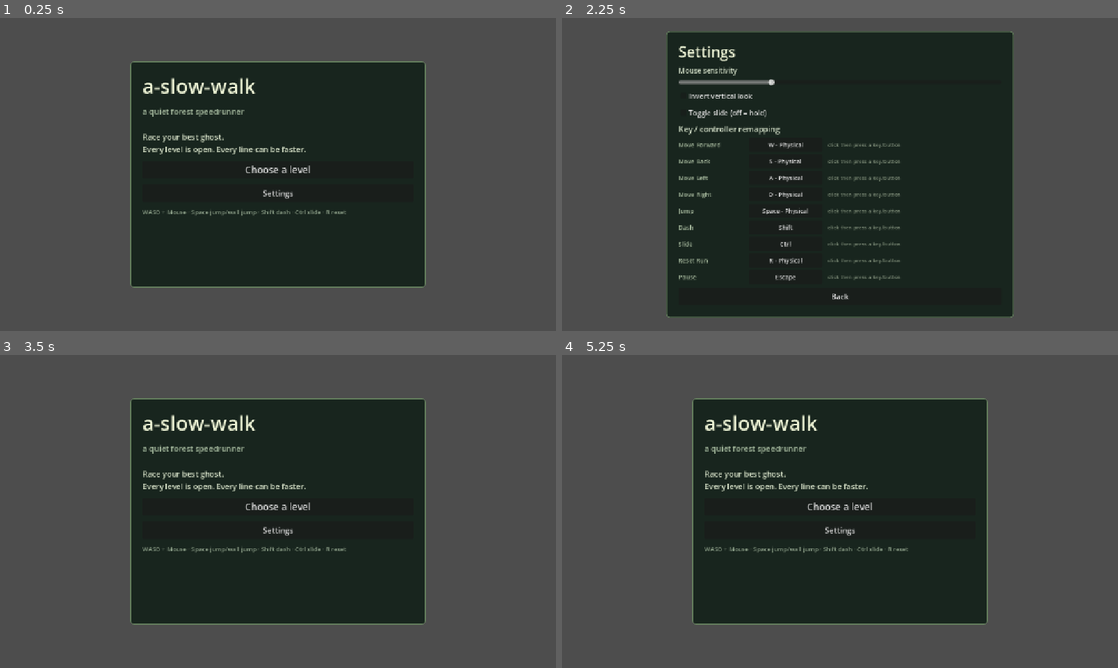
Above: before the commit, frames 1-4 (two rows, left to right).
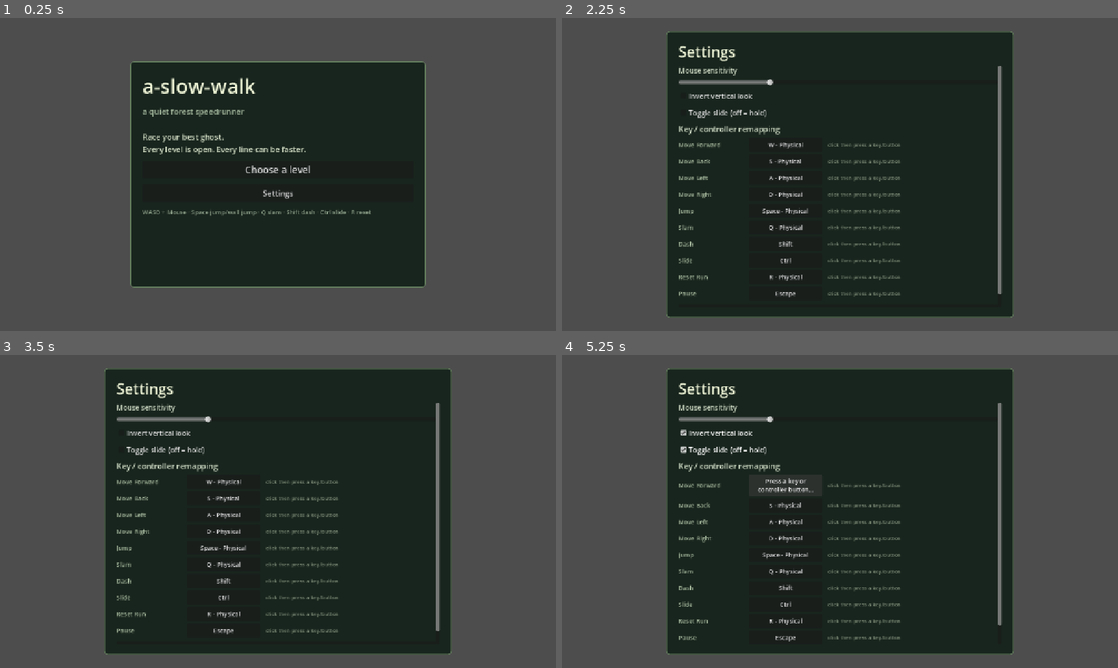
Above: after the commit, the same moments.

Repository: gongahkia/hot-cross-buns
Game: Godot game, scene res://scenes/main.tscn
Same seed, same stepped clock (60 frames per second), same inputs: the game is played once before the commit and once after it.
Inputs (mouse positions are in pixels of both pictures, inside the frame that each line leads up to):
- Up to frame 1 (0.25 s): no input
- Up to frame 2 (2.25 s): click "Choose a level" at 0.5 s; click "Back" at 1.25 s; click "Settings" at 2 s
- Up to frame 3 (3.5 s): click "Back" at 2.75 s
- Up to frame 4 (5.25 s): click (840, 433) at 3.5 s, where only the run after the commit has a clickable "Invert vertical look"; click (840, 448) at 4.25 s, where only the run after the commit has a clickable "Toggle slide (off = hold)"; click (784, 483) at 5 s, where only the run after the commit has a clickable "W - Physical"

The runs differ from the first frame. In frame 1, 0.1% of the frame differs, in the area x 47-67%, y 61-64%; in frame 2, 1.0%; in frame 3, 22%; in frame 4, 22%, in the area x 18-82%, y 4-96%.

Commit message:
addedgamefeelandjuice

Diff:
--- a/scripts/main.gd
+++ b/scripts/main.gd
@@ -141,7 +141,7 @@
 	var settings := _button("Settings", 18)
 	settings.pressed.connect(show_settings.bind("title"))
 	box.add_child(settings)
-	box.add_child(_label("WASD + Mouse · Space jump/wall jump · Shift dash · Ctrl slide · R reset", 14, Color("#8ea18a")))
+	box.add_child(_label("WASD + Mouse · Space jump/wall jump · Q slam · Shift dash · Ctrl slide · R reset", 14, Color("#8ea18a")))
 
 func show_level_select() -> void:
 	menu_mode = "levels"
--- a/scripts/player.gd
+++ b/scripts/player.gd
@@ -10,9 +10,11 @@
 const GRAVITY := 24.0
 const COYOTE_TIME := 0.12
 const JUMP_BUFFER_TIME := 0.12
+const DOUBLE_JUMP_VELOCITY := 7.0
 const WALL_JUMP_GRACE := 0.14
 const WALL_JUMP_VELOCITY := 8.4
 const WALL_JUMP_PUSH := 13.0
+const SLAM_SPEED := 38.0
 const DASH_TIME := 0.16
 const BASE_CAMERA_FOV := 96.0
 const MAX_STRAFE_ROLL := 0.13962634
@@ -21,10 +23,10 @@
 const SHAKE_DECAY := 0.28
 
 var camera: Camera3D
-var hands: Node3D
 var yaw := 0.0
 var pitch := 0.0
 var can_dash := true
+var can_double_jump := true
 var was_on_floor := false
 var coyote_timer := 0.0
 var jump_buffer := 0.0
@@ -32,6 +34,7 @@
 var wall_jump_normal := Vector3.ZERO
 var dash_timer := 0.0
 var is_sliding := false
+var is_slamming := false
 var _slide_latched := false
 var movement_enabled := true
 var bob_time := 0.0
@@ -57,7 +60,6 @@
 	camera.current = true
 	camera.fov = BASE_CAMERA_FOV
 	add_child(camera)
-	_create_view_model()
 
 func _unhandled_input(event: InputEvent) -> void:
 	if not movement_enabled:
@@ -77,6 +79,7 @@
 	var on_floor_before_move := is_on_floor()
 	if on_floor_before_move:
 		coyote_timer = COYOTE_TIME
+		can_double_jump = true
 		if not was_on_floor:
 			can_dash = true
 	else:
@@ -93,6 +96,10 @@
 		Audio.play_sfx("jump")
 	elif jump_buffer > 0.0 and wall_jump_timer > 0.0:
 		_wall_jump()
+	elif jump_buffer > 0.0 and can_double_jump:
+		_double_jump()
+	if Input.is_action_just_pressed("slam") and not on_floor_before_move:
+		_ground_slam()
 	if not on_floor_before_move:
 		velocity.y -= GRAVITY * delta
 	_handle_slide(on_floor_before_move)
@@ -117,7 +124,14 @@
 	var impact_velocity := velocity.y
 	move_and_slide()
 	_cache_wall_contact()
-	if not on_floor_before_move and is_on_floor() and impact_velocity < -4.0:
+	if is_on_floor():
+		can_double_jump = true
+	if is_slamming and is_on_floor():
+		_add_camera_shake(0.060)
+		landing_offset = minf(landing_offset, -0.110)
+		Audio.play_sfx("boost")
+		is_slamming = false
+	elif not on_floor_before_move and is_on_floor() and impact_velocity < -4.0:
 		var impact := minf(absf(impact_velocity), 18.0)
 		_add_camera_shake(0.012 + impact * 0.0018)
 		landing_offset = minf(landing_offset, -impact * 0.006)
@@ -157,6 +171,8 @@
 func launch(force: float) -> void:
 	velocity.y = max(velocity.y, force)
 	can_dash = true
+	can_double_jump = true
+	is_slamming = false
 	_add_camera_shake(0.026)
 
 func _cache_wall_contact() -> void:
@@ -176,9 +192,25 @@
 	coyote_timer = 0.0
 	wall_jump_timer = 0.0
 	can_dash = true
+	can_double_jump = true
 	_add_camera_shake(0.032)
 	landing_offset = minf(landing_offset, -0.032)
 	Audio.play_sfx("jump")
+
+func _double_jump() -> void:
+	velocity.y = DOUBLE_JUMP_VELOCITY
+	jump_buffer = 0.0
+	can_double_jump = false
+	_add_camera_shake(0.024)
+	landing_offset = minf(landing_offset, -0.018)
+	Audio.play_sfx("jump")
+
+func _ground_slam() -> void:
+	velocity.y = -SLAM_SPEED
+	can_double_jump = false
+	is_slamming = true
+	_add_camera_shake(0.030)
+	Audio.play_sfx("dash")
 
 func _update_camera_fx(delta: float, input_vector: Vector2) -> void:
 	var speed := Vector2(velocity.x, velocity.z).length()
@@ -207,38 +239,8 @@
 	camera.position = camera.position.lerp(target_position, minf(delta * 16.0, 1.0))
 	camera.rotation = Vector3(pitch + bob_pitch + shake_y * 0.34, 0.0, current_roll + shake_roll)
 	var speed_fov := clampf(speed / DASH_SPEED, 0.0, 1.0) * 4.0
-	var target_fov := BASE_CAMERA_FOV + speed_fov + dash_pulse * 11.0 + (5.0 if is_sliding else 0.0)
+	var target_fov := BASE_CAMERA_FOV + speed_fov + dash_pulse * 11.0 + (5.0 if is_sliding else 0.0) + (2.5 if is_slamming else 0.0)
 	camera.fov = move_toward(camera.fov, target_fov, FOV_RESPONSE * delta)
-	_update_view_model(bob_y, dash_pulse, input_vector.x)
 
 func _add_camera_shake(amount: float) -> void:
 	shake_strength = maxf(shake_strength, amount)
-
-func _create_view_model() -> void:
-	hands = Node3D.new()
-	hands.name = "RunnerHands"
-	camera.add_child(hands)
-	_add_view_piece(Vector3(0.13, 0.32, 0.13), Vector3(-0.38, -0.10, -1.08), Vector3(-0.34, 0.08, 0.30), Color("55755a"))
-	_add_view_piece(Vector3(0.13, 0.32, 0.13), Vector3(0.38, -0.10, -1.08), Vector3(-0.34, -0.08, -0.30), Color("55755a"))
-	_add_view_piece(Vector3(0.18, 0.14, 0.20), Vector3(-0.43, -0.29, -1.13), Vector3(-0.18, 0.04, 0.18), Color("1b3429"))
-	_add_view_piece(Vector3(0.18, 0.14, 0.20), Vector3(0.43, -0.29, -1.13), Vector3(-0.18, -0.04, -0.18), Color("1b3429"))
-
-func _add_view_piece(size: Vector3, piece_position: Vector3, piece_rotation: Vector3, color: Color) -> void:
-	var piece := MeshInstance3D.new()
-	var mesh := BoxMesh.new()
-	mesh.size = size
-	piece.mesh = mesh
-	piece.cast_shadow = GeometryInstance3D.SHADOW_CASTING_SETTING_OFF
-	piece.position = piece_position
-	piece.rotation = piece_rotation
-	var material := StandardMaterial3D.new()
-	material.albedo_color = color
-	material.roughness = 0.92
-	piece.set_surface_override_material(0, material)
-	hands.add_child(piece)
-
-func _update_view_model(bob_y: float, dash_pulse: float, strafe: float) -> void:
-	if hands == null:
-		return
-	hands.position = Vector3(-strafe * 0.026, -0.34 + bob_y * 1.7 - (0.12 if is_sliding else 0.0), -dash_pulse * 0.14)
-	hands.rotation = Vector3(-dash_pulse * 0.12, 0.0, current_roll * 0.46)
--- a/scripts/settings.gd
+++ b/scripts/settings.gd
@@ -1,7 +1,7 @@
 extends Node
 
 const SAVE_PATH := "user://a_slow_walk_settings.json"
-const ACTIONS := ["move_forward", "move_back", "move_left", "move_right", "jump", "dash", "slide", "reset_run", "pause"]
+const ACTIONS := ["move_forward", "move_back", "move_left", "move_right", "jump", "slam", "dash", "slide", "reset_run", "pause"]
 
 var mouse_sensitivity := 0.0022
 var invert_y := false
@@ -22,6 +22,7 @@
 		"move_left": [{"type": "key", "code": KEY_A}, {"type": "joy_axis", "axis": JOY_AXIS_LEFT_X, "value": -1.0}],
 		"move_right": [{"type": "key", "code": KEY_D}, {"type": "joy_axis", "axis": JOY_AXIS_LEFT_X, "value": 1.0}],
 		"jump": [{"type": "key", "code": KEY_SPACE}, {"type": "joy_button", "button": JOY_BUTTON_A}],
+		"slam": [{"type": "key", "code": KEY_Q}, {"type": "joy_button", "button": JOY_BUTTON_LEFT_SHOULDER}],
 		"dash": [{"type": "key", "code": KEY_SHIFT}, {"type": "joy_button", "button": JOY_BUTTON_RIGHT_SHOULDER}],
 		"slide": [{"type": "key", "code": KEY_CTRL}, {"type": "joy_button", "button": JOY_BUTTON_B}],
 		"reset_run": [{"type": "key", "code": KEY_R}, {"type": "joy_button", "button": JOY_BUTTON_Y}],
--- a/scripts/smoke_test.gd
+++ b/scripts/smoke_test.gd
@@ -28,6 +28,14 @@
 	assert(is_equal_approx(wall_jump_player.velocity.y, 8.4), "wall jump vertical force missing")
 	assert(is_equal_approx(wall_jump_player.velocity.x, 13.0), "wall jump horizontal force missing")
 	assert(wall_jump_player.can_dash, "wall jump did not refresh dash")
+	wall_jump_player.can_double_jump = true
+	wall_jump_player._double_jump()
+	assert(is_equal_approx(wall_jump_player.velocity.y, 7.0), "double jump vertical force missing")
+	assert(not wall_jump_player.can_double_jump, "double jump was not consumed")
+	wall_jump_player.velocity.y = 4.0
+	wall_jump_player._ground_slam()
+	assert(is_equal_approx(wall_jump_player.velocity.y, -38.0), "ground slam did not cancel vertical momentum")
+	assert(wall_jump_player.is_slamming, "ground slam state missing")
 	main.queue_free()
 	await process_frame
 	quit()
